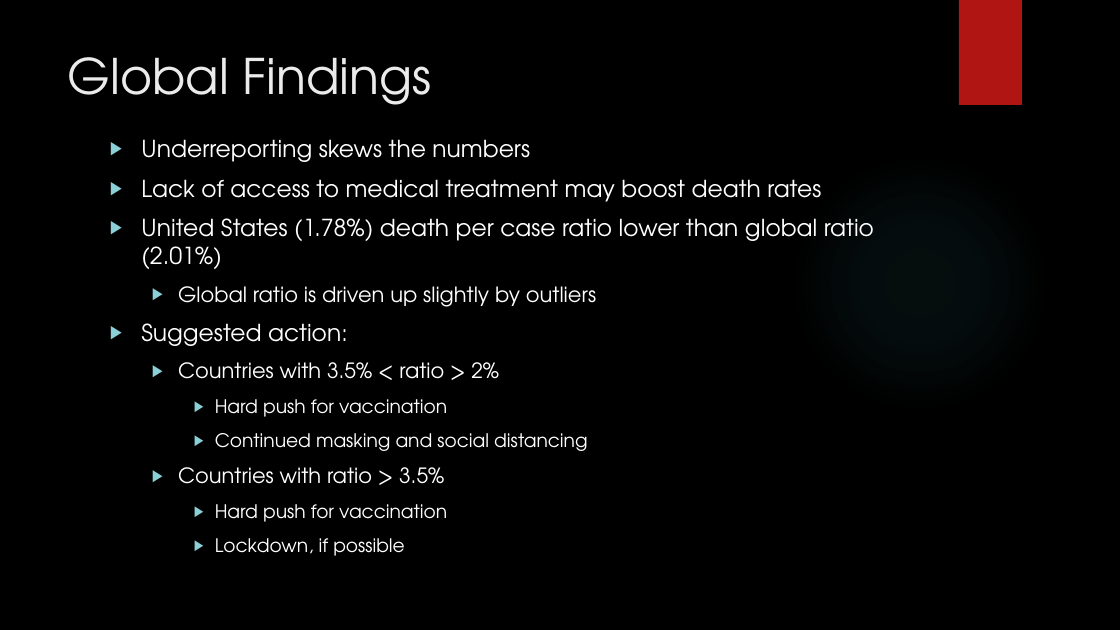
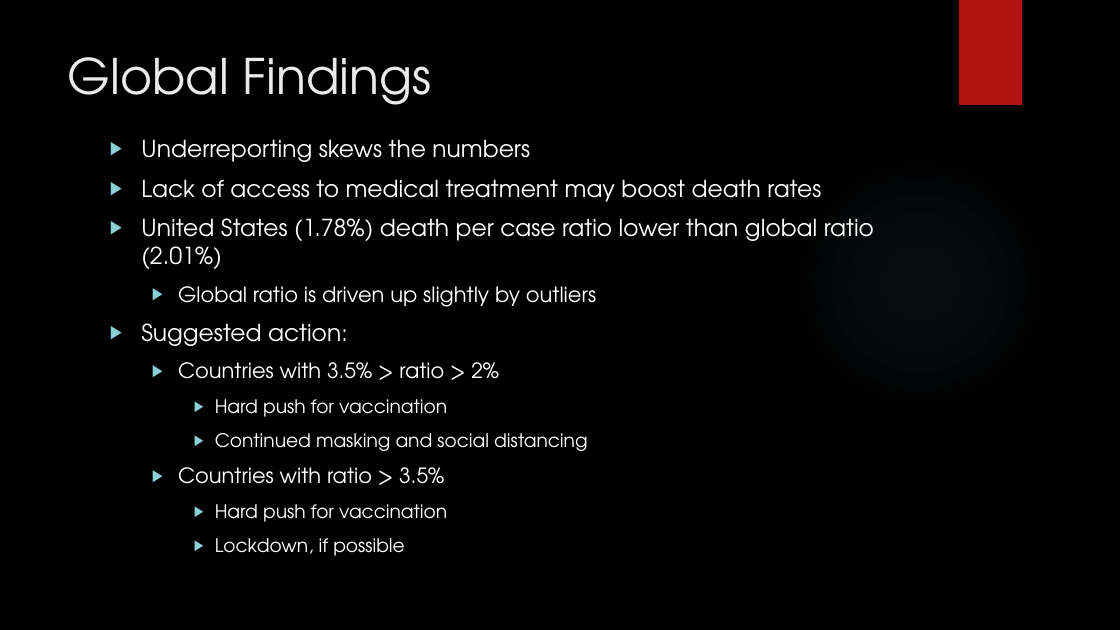
Before and after one commit to GabrielMichaelKlein/p2-Group-1, a slide deck: slide 17 of P2 – Group 1.pptx. Drawn at 1120x630 pixels with LibreOffice and Linux fonts; fonts in the diff are those of the drawing; background and template pictures are left out. Boxes give left, top, right and bottom in pixels: in the first picture for what was removed or moved away, otherwise in the second. Text is boxed around its words. In the diff, an @@ line names an element or a change of style, - is before the commit and + after.

Commit message:
Fixed typo

```diff
--- a/P2 – Group 1.pptx
+++ b/P2 – Group 1.pptx
@@ text at (178, 362, 499, 379): text changed @@
-  ▶ Countries with 3.5% < ratio > 2%
+  ▶ Countries with 3.5% > ratio > 2%
```
